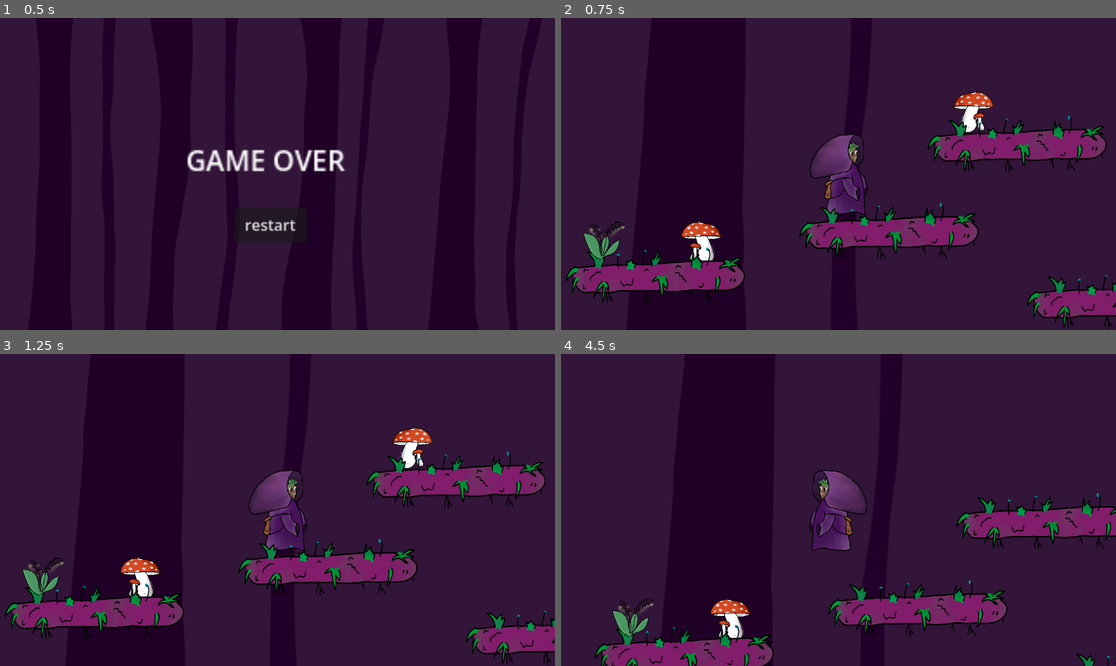
Above: before the commit, frames 1-4 (two rows, left to right).
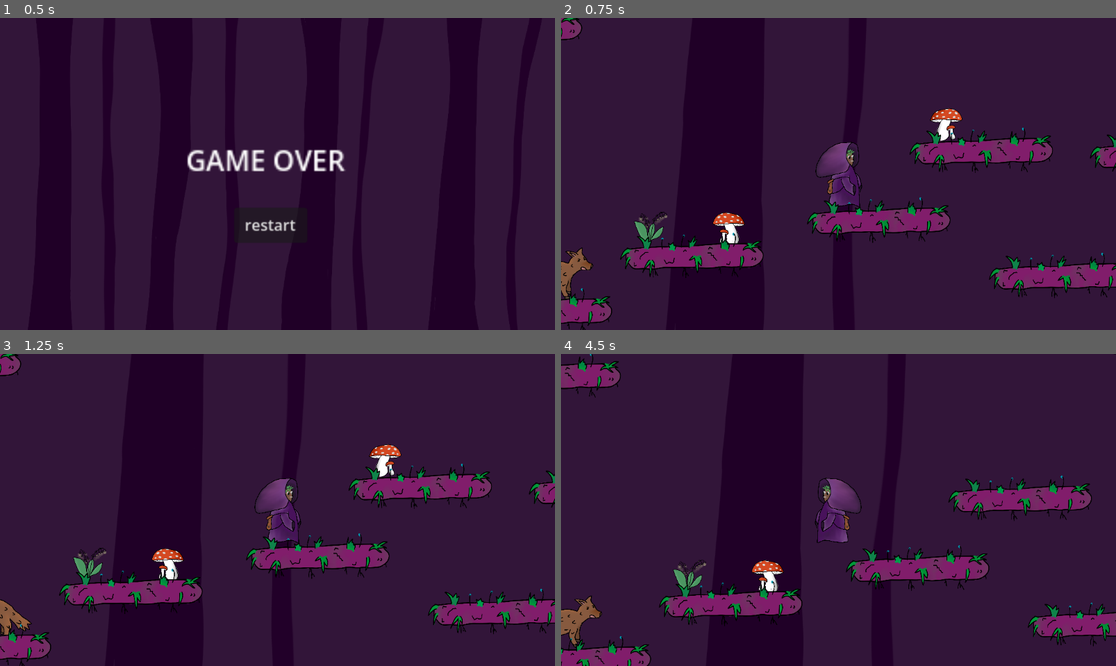
Above: after the commit, the same moments.

Repository: one-mink/into_the_woods
Game: Godot game, scene res://scenes/gameover.tscn
The game is run twice, just before and just after one commit, with the same random seed, the same clock (stepped at 60 frames per second) and the same inputs. This scene is started directly instead of the project's main scene.
Inputs:
- Up to frame 1 (0.5 s): no input
- Up to frame 2 (0.75 s): click "restart" at 0.5 s
- Up to frame 3 (1.25 s): no input
- Up to frame 4 (4.5 s): tap Enter (ui_accept) at 1.25, 1.55, 2.1, 3.8, 4.35 s; hold Right (ui_right) 1.28-2.78 s; tap S (throw) at 1.35, 3.05, 3.6 s; tap Space (jump, bound only after the commit) at 1.52, 1.82, 2.27, 2.3, 2.57, 2.85, 3.77, 4.07 s; hold Left (ui_left) from 2.78 s (still down)

Frame 1 is identical in both runs. In frame 2, 18% of the frame differs, in the area x 0-100%, y 0-100%; in frame 3, 17%; in frame 4, 19%.

Commit message:
making the game work!

Diff:
--- a/project.godot
+++ b/project.godot
@@ -16,12 +16,12 @@
 
 config/name="into-the-woods"
 run/main_scene="uid://p1f1311eu6p1"
-config/features=PackedStringArray("4.6", "GL Compatibility")
+config/features=PackedStringArray("4.5", "GL Compatibility")
 config/icon="uid://b78tbrn3k0b1o"
 
 [editor_plugins]
 
-enabled=PackedStringArray("res://addons/godot_super-wakatime/plugin.cfg")
+enabled=PackedStringArray()
 
 [global_group]
 
@@ -34,11 +34,35 @@
 throw={
 "deadzone": 0.2,
 "events": [Object(InputEventKey,"resource_local_to_scene":false,"resource_name":"","device":0,"window_id":0,"alt_presse …(189 unchanged characters)…
+, Object(InputEventJoypadButton,"resource_local_to_scene":false,"resource_name":"","device":-1,"button_index":10,"pressure":0.0,"pressed":true,"script":null)
 ]
 }
 cut={
 "deadzone": 0.2,
 "events": [Object(InputEventKey,"resource_local_to_scene":false,"resource_name":"","device":0,"window_id":0,"alt_presse …(189 unchanged characters)…
+, Object(InputEventJoypadButton,"resource_local_to_scene":false,"resource_name":"","device":-1,"button_index":9,"pressure":0.0,"pressed":true,"script":null)
+]
+}
+left={
+"deadzone": 0.2,
+"events": [Object(InputEventJoypadMotion,"resource_local_to_scene":false,"resource_name":"","device":-1,"axis":0,"axis_value":-1.0,"script":null)
+, Object(InputEventJoypadButton,"resource_local_to_scene":false,"resource_name":"","device":-1,"button_index":13,"pressure":0.0,"pressed":true,"script":null)
+, Object(InputEventKey,"resource_local_to_scene":false,"resource_name":"","device":-1,"window_id":0,"alt_pressed":false,"shift_pressed":false,"ctrl_pressed":false,"meta_pressed":false,"pressed":false,"keycode":0,"physical_keycode":65,"key_label":0,"unicode":97,"location":0,"echo":false,"script":null)
+, Object(InputEventKey,"resource_local_to_scene":false,"resource_name":"","device":-1,"window_id":0,"alt_pressed":false,"shift_pressed":false,"ctrl_pressed":false,"meta_pressed":false,"pressed":false,"keycode":0,"physical_keycode":4194319,"key_label":0,"unicode":0,"location":0,"echo":false,"script":null)
+]
+}
+right={
+"deadzone": 0.2,
+"events": [Object(InputEventJoypadMotion,"resource_local_to_scene":false,"resource_name":"","device":-1,"axis":0,"axis_value":1.0,"script":null)
+, Object(InputEventJoypadButton,"resource_local_to_scene":false,"resource_name":"","device":-1,"button_index":14,"pressure":0.0,"pressed":true,"script":null)
+, Object(InputEventKey,"resource_local_to_scene":false,"resource_name":"","device":-1,"window_id":0,"alt_pressed":false,"shift_pressed":false,"ctrl_pressed":false,"meta_pressed":false,"pressed":false,"keycode":0,"physical_keycode":4194321,"key_label":0,"unicode":0,"location":0,"echo":false,"script":null)
+, Object(InputEventKey,"resource_local_to_scene":false,"resource_name":"","device":-1,"window_id":0,"alt_pressed":false,"shift_pressed":false,"ctrl_pressed":false,"meta_pressed":false,"pressed":false,"keycode":0,"physical_keycode":68,"key_label":0,"unicode":100,"location":0,"echo":false,"script":null)
+]
+}
+jump={
+"deadzone": 0.2,
+"events": [Object(InputEventKey,"resource_local_to_scene":false,"resource_name":"","device":-1,"window_id":0,"alt_pressed":false,"shift_pressed":false,"ctrl_pressed":false,"meta_pressed":false,"pressed":false,"keycode":0,"physical_keycode":32,"key_label":0,"unicode":32,"location":0,"echo":false,"script":null)
+, Object(InputEventJoypadButton,"resource_local_to_scene":false,"resource_name":"","device":-1,"button_index":1,"pressure":0.0,"pressed":true,"script":null)
 ]
 }
 
--- /dev/null
+++ b/rocket_fuel_label.gd
@@ -0,0 +1,4 @@
+extends Label
+
+func _process(delta: float) -> void:
+	text = str("Fueltank: ", Fuel.fuel_tank)
--- a/scenes/gameover.tscn
+++ b/scenes/gameover.tscn
@@ -1,17 +1,17 @@
-[gd_scene format=3 uid="uid://bibpowkeib56j"]
+[gd_scene load_steps=3 format=3 uid="uid://bibpowkeib56j"]
 
-[ext_resource type="Script" uid="uid://blbsbpja0t0tg" path="res://scenes/gameover.gd" id="1_dy3ie"]
+[ext_resource type="Script" uid="uid://blbsbpja0t0tg" path="res://scripts/gameover.gd" id="1_dy3ie"]
 [ext_resource type="Texture2D" uid="uid://bcs56pn8h01xm" path="res://images/background.png" id="1_ncp31"]
 
-[node name="Node2D" type="Node2D" unique_id=518568778]
+[node name="Node2D" type="Node2D"]
 script = ExtResource("1_dy3ie")
 
-[node name="Background" type="Sprite2D" parent="." unique_id=692197505]
+[node name="Background" type="Sprite2D" parent="."]
 position = Vector2(565.99994, 342.99994)
 scale = Vector2(0.36, 0.36)
 texture = ExtResource("1_ncp31")
 
-[node name="Label" type="Label" parent="Background" unique_id=674933719]
+[node name="Label" type="Label" parent="Background"]
 offset_left = -500.0
 offset_top = -250.0
 offset_right = -408.0
@@ -19,7 +19,7 @@
 scale = Vector2(10, 10)
 text = "GAME OVER"
 
-[node name="Button" type="Button" parent="." unique_id=1859603308]
+[node name="Button" type="Button" parent="."]
 offset_left = 486.0
 offset_top = 394.0
 offset_right = 562.0
--- /dev/null
+++ b/scenes/killzone.tscn
@@ -0,0 +1,8 @@
+[gd_scene load_steps=2 format=3 uid="uid://cf66xqbys2j00"]
+
+[ext_resource type="Script" uid="uid://ckbyhqx20ljee" path="res://scripts/killzone.gd" id="1_xlapc"]
+
+[node name="Killzone" type="Area2D"]
+script = ExtResource("1_xlapc")
+
+[connection signal="body_entered" from="." to="." method="_on_body_entered"]
--- a/scenes/player.tscn
+++ b/scenes/player.tscn
@@ -1,7 +1,7 @@
-[gd_scene format=3 uid="uid://coiks1ivlqvvg"]
+[gd_scene load_steps=5 format=3 uid="uid://coiks1ivlqvvg"]
 
 [ext_resource type="Texture2D" uid="uid://b78tbrn3k0b1o" path="res://images/noff_idle.png" id="1_4flbx"]
-[ext_resource type="Script" uid="uid://bonklnptvprjk" path="res://scripts/character_body_2d.gd" id="1_g2els"]
+[ext_resource type="Script" uid="uid://bonklnptvprjk" path="res://scripts/player.gd" id="1_g2els"]
 
 [sub_resource type="SpriteFrames" id="SpriteFrames_sh265"]
 animations = [{
@@ -18,23 +18,26 @@
 radius = 55.0
 height = 180.0
 
-[node name="Player" type="Node2D" unique_id=1832700301]
+[node name="Player" type="Node2D"]
 
-[node name="CharacterBody2D" type="CharacterBody2D" parent="." unique_id=8273543 groups=["player"]]
+[node name="CharacterBody2D" type="CharacterBody2D" parent="." groups=["player"]]
+collision_layer = 3
 script = ExtResource("1_g2els")
 
-[node name="AnimatedSprite2D" type="AnimatedSprite2D" parent="CharacterBody2D" unique_id=1621847553]
+[node name="AnimatedSprite2D" type="AnimatedSprite2D" parent="CharacterBody2D"]
 scale = Vector2(0.15, 0.15)
 sprite_frames = SubResource("SpriteFrames_sh265")
 
-[node name="CollisionShape2D" type="CollisionShape2D" parent="CharacterBody2D" unique_id=19883487]
+[node name="CollisionShape2D" type="CollisionShape2D" parent="CharacterBody2D"]
 position = Vector2(12, 3)
 shape = SubResource("CapsuleShape2D_4flbx")
 
-[node name="Camera2D" type="Camera2D" parent="CharacterBody2D" unique_id=64352215]
+[node name="Camera2D" type="Camera2D" parent="CharacterBody2D"]
+zoom = Vector2(0.8, 0.8)
+limit_enabled = false
 
-[node name="Stick_Start" type="Marker2D" parent="CharacterBody2D" unique_id=422565892]
+[node name="Stick_Start" type="Marker2D" parent="CharacterBody2D"]
 position = Vector2(187, 0)
 
-[node name="Stick_Start_Flip" type="Marker2D" parent="CharacterBody2D" unique_id=431525264]
+[node name="Stick_Start_Flip" type="Marker2D" parent="CharacterBody2D"]
 position = Vector2(-180, 0)
--- a/scenes/rocket.tscn
+++ b/scenes/rocket.tscn
@@ -1,6 +1,6 @@
-[gd_scene format=3 uid="uid://tfcpru2pwc62"]
+[gd_scene load_steps=5 format=3 uid="uid://tfcpru2pwc62"]
 
-[ext_resource type="Script" uid="uid://cq6mb537jsm51" path="res://scripts/rocket_load.gd" id="2_agf72"]
+[ext_resource type="Script" uid="uid://cq6mb537jsm51" path="res://scripts/rocket.gd" id="2_agf72"]
 [ext_resource type="Texture2D" uid="uid://diflbr483t8p8" path="res://images/rocket.png" id="2_dkv7l"]
 
 [sub_resource type="CapsuleShape2D" id="CapsuleShape2D_y2y7n"]
@@ -10,23 +10,23 @@
 [sub_resource type="RectangleShape2D" id="RectangleShape2D_8kmw3"]
 size = Vector2(285, 195.5)
 
-[node name="rocket" type="Node2D" unique_id=1523496801]
+[node name="rocket" type="Node2D"]
 
-[node name="StaticBody2D" type="StaticBody2D" parent="." unique_id=362042475]
+[node name="StaticBody2D" type="StaticBody2D" parent="."]
 
-[node name="CollisionShape2D" type="CollisionShape2D" parent="StaticBody2D" unique_id=645012864]
+[node name="CollisionShape2D" type="CollisionShape2D" parent="StaticBody2D"]
 shape = SubResource("CapsuleShape2D_y2y7n")
 
-[node name="Area2D" type="Area2D" parent="." unique_id=923811727]
+[node name="Area2D" type="Area2D" parent="."]
 script = ExtResource("2_agf72")
 
-[node name="RocketCam" type="Camera2D" parent="Area2D" unique_id=1993903649]
+[node name="RocketCam" type="Camera2D" parent="Area2D"]
 
-[node name="CollisionShape2D" type="CollisionShape2D" parent="Area2D" unique_id=689277649]
+[node name="CollisionShape2D" type="CollisionShape2D" parent="Area2D"]
 position = Vector2(18, 41.75)
 shape = SubResource("RectangleShape2D_8kmw3")
 
-[node name="Sprite2D" type="Sprite2D" parent="Area2D" unique_id=368452976]
+[node name="Sprite2D" type="Sprite2D" parent="Area2D"]
 position = Vector2(25.999998, -42.999992)
 scale = Vector2(0.4, 0.4)
 texture = ExtResource("2_dkv7l")
--- a/scenes/start_srceen.tscn
+++ b/scenes/start_srceen.tscn
@@ -1,17 +1,17 @@
-[gd_scene format=3 uid="uid://p1f1311eu6p1"]
+[gd_scene load_steps=3 format=3 uid="uid://p1f1311eu6p1"]
 
-[ext_resource type="Script" uid="uid://bglyf7tt1hutk" path="res://scenes/start_srceen.gd" id="1_2na0q"]
+[ext_resource type="Script" uid="uid://bglyf7tt1hutk" path="res://scripts/start_srceen.gd" id="1_2na0q"]
 [ext_resource type="Texture2D" uid="uid://bcs56pn8h01xm" path="res://images/background.png" id="2_f34nf"]
 
-[node name="StartSrceen" type="Node2D" unique_id=1516013644]
+[node name="StartSrceen" type="Node2D"]
 script = ExtResource("1_2na0q")
 
-[node name="Background" type="Sprite2D" parent="." unique_id=2064800712]
+[node name="Background" type="Sprite2D" parent="."]
 position = Vector2(523, 354)
 scale = Vector2(0.36, 0.36)
 texture = ExtResource("2_f34nf")
 
-[node name="Button" type="Button" parent="." unique_id=681135619]
+[node name="Button" type="Button" parent="."]
 offset_left = 500.0
 offset_top = 250.0
 offset_right = 556.0
--- a/scenes/trader.tscn
+++ b/scenes/trader.tscn
@@ -6,18 +6,18 @@
 [sub_resource type="RectangleShape2D" id="RectangleShape2D_iwcii"]
 size = Vector2(240, 110)
 
-[node name="trader" type="Node2D" unique_id=463899163]
+[node name="trader" type="Node2D"]
 
-[node name="Area2D" type="Area2D" parent="." unique_id=1074942237]
-script = ExtResource("1_q4ud8")
-
-[node name="CollisionShape2D" type="CollisionShape2D" parent="Area2D" unique_id=1317615073]
-position = Vector2(-7, 0)
-shape = SubResource("RectangleShape2D_iwcii")
-
-[node name="Sprite2D" type="Sprite2D" parent="Area2D" unique_id=2063173009]
+[node name="Sprite2D" type="Sprite2D" parent="."]
 position = Vector2(-6, -74)
 scale = Vector2(0.3, 0.3)
 texture = ExtResource("2_ru27k")
 
+[node name="Area2D" type="Area2D" parent="."]
+script = ExtResource("1_q4ud8")
+
+[node name="CollisionShape2D" type="CollisionShape2D" parent="Area2D"]
+position = Vector2(-7, 0)
+shape = SubResource("RectangleShape2D_iwcii")
+
 [connection signal="body_entered" from="Area2D" to="Area2D" method="_on_body_entered"]
--- a/scenes/world.tscn
+++ b/scenes/world.tscn
@@ -9,7 +9,9 @@
 [ext_resource type="PackedScene" uid="uid://bpf2bb1t0xiqn" path="res://scenes/trader.tscn" id="6_dwbse"]
 [ext_resource type="PackedScene" uid="uid://tfcpru2pwc62" path="res://scenes/rocket.tscn" id="7_i7141"]
 [ext_resource type="PackedScene" uid="uid://bk0djg3bekva0" path="res://scenes/mushroom.tscn" id="7_pkg7o"]
-[ext_resource type="Script" uid="uid://ladpx3vcfggb" path="res://scripts/area_2d.gd" id="10_w7kh3"]
+[ext_resource type="PackedScene" uid="uid://cf66xqbys2j00" path="res://scenes/killzone.tscn" id="9_w7kh3"]
+[ext_resource type="Script" uid="uid://cjtnnhbdhxy0w" path="res://rocket_fuel_label.gd" id="11_e3hyu"]
+[ext_resource type="FontFile" uid="uid://br0tfbhl2n65v" path="res://assets/fonts/PixelOperator8-Bold.ttf" id="11_q5onr"]
 
 [sub_resource type="Environment" id="Environment_4mrxx"]
 background_energy_multiplier = 0.0
@@ -19,85 +21,108 @@
 [sub_resource type="CircleShape2D" id="CircleShape2D_f3sb7"]
 radius = 37.01351
 
-[sub_resource type="RectangleShape2D" id="RectangleShape2D_w7kh3"]
-size = Vector2(9451, 45)
+[sub_resource type="WorldBoundaryShape2D" id="WorldBoundaryShape2D_e3hyu"]
 
-[node name="World" type="Node2D" unique_id=637985704]
+[node name="World" type="Node2D"]
 
-[node name="Background" type="Sprite2D" parent="." unique_id=122386308]
-position = Vector2(381, -249)
-texture = ExtResource("1_7r4gi")
-
-[node name="Background2" type="Sprite2D" parent="." unique_id=518427865]
-position = Vector2(3728, -252)
-texture = ExtResource("1_7r4gi")
-
-[node name="Background3" type="Sprite2D" parent="." unique_id=1974697868]
-position = Vector2(7218, -252)
-texture = ExtResource("1_7r4gi")
-
-[node name="Background3" type="Sprite2D" parent="Background3" unique_id=1345740593]
-position = Vector2(7218, -252)
-texture = ExtResource("1_7r4gi")
-
-[node name="Background4" type="Sprite2D" parent="." unique_id=758433615]
-position = Vector2(10685, -252)
-texture = ExtResource("1_7r4gi")
-
-[node name="Background3" type="Sprite2D" parent="Background4" unique_id=1105446826]
-position = Vector2(7218, -252)
-texture = ExtResource("1_7r4gi")
-
-[node name="WorldEnvironment" type="WorldEnvironment" parent="." unique_id=674028547]
+[node name="WorldEnvironment" type="WorldEnvironment" parent="."]
 environment = SubResource("Environment_4mrxx")
 camera_attributes = SubResource("CameraAttributesPractical_7r4gi")
 
-[node name="ParallaxBackground" type="ParallaxBackground" parent="WorldEnvironment" unique_id=1519798678]
+[node name="ParallaxBackground" type="ParallaxBackground" parent="WorldEnvironment"]
 
-[node name="Player" parent="." unique_id=769515138 instance=ExtResource("1_f3sb7")]
+[node name="Player" parent="." instance=ExtResource("1_f3sb7")]
 position = Vector2(5089, 3)
 
-[node name="plattform" parent="." unique_id=2102032398 instance=ExtResource("3_7r4gi")]
+[node name="plattform" parent="." instance=ExtResource("3_7r4gi")]
+z_index = 1
 position = Vector2(-38, 10)
 
-[node name="Sticks" type="Node" parent="." unique_id=86690902]
+[node name="Sticks" type="Node" parent="."]
 
-[node name="Stick2" type="Area2D" parent="Sticks" unique_id=426429862]
+[node name="Stick2" type="Area2D" parent="Sticks"]
 position = Vector2(100, 0)
 script = ExtResource("2_tlwt5")
 
-[node name="Icon" type="Sprite2D" parent="Sticks/Stick2" unique_id=718118684]
+[node name="Icon" type="Sprite2D" parent="Sticks/Stick2"]
 position = Vector2(631, 185.00002)
 scale = Vector2(0.196, 0.15)
 texture = ExtResource("3_tlwt5")
 
-[node name="CollisionShape2D" type="CollisionShape2D" parent="Sticks/Stick2" unique_id=904574682]
+[node name="CollisionShape2D" type="CollisionShape2D" parent="Sticks/Stick2"]
 position = Vector2(630, 186)
 shape = SubResource("CircleShape2D_f3sb7")
 
-[node name="Dog_Boar" parent="." unique_id=651422627 instance=ExtResource("4_aqk2v")]
+[node name="Mushrooms" type="Node2D" parent="."]
+
+[node name="mushroom" parent="Mushrooms" instance=ExtResource("7_pkg7o")]
+position = Vector2(521, 193)
+
+[node name="trader" parent="." instance=ExtResource("6_dwbse")]
+position = Vector2(7297, -557)
+
+[node name="rocket" parent="." instance=ExtResource("7_i7141")]
+position = Vector2(105, 189)
+
+[node name="Backgrounds" type="Node" parent="."]
+
+[node name="Background" type="Sprite2D" parent="Backgrounds"]
+z_index = -1
+position = Vector2(381, -249)
+texture = ExtResource("1_7r4gi")
+
+[node name="Background2" type="Sprite2D" parent="Backgrounds"]
+z_index = -1
+position = Vector2(3728, -256)
+texture = ExtResource("1_7r4gi")
+
+[node name="Background3" type="Sprite2D" parent="Backgrounds"]
+z_index = -1
+position = Vector2(7218, -256)
+texture = ExtResource("1_7r4gi")
+
+[node name="Background3" type="Sprite2D" parent="Backgrounds/Background3"]
+position = Vector2(7218, -252)
+texture = ExtResource("1_7r4gi")
+
+[node name="Background4" type="Sprite2D" parent="Backgrounds"]
+z_index = -1
+position = Vector2(10685, -256)
+texture = ExtResource("1_7r4gi")
+
+[node name="Background3" type="Sprite2D" parent="Backgrounds/Background4"]
+position = Vector2(7218, -252)
+texture = ExtResource("1_7r4gi")
+
+[node name="Killzone" parent="." instance=ExtResource("9_w7kh3")]
+position = Vector2(2780, 783)
+collision_mask = 2
+
+[node name="CollisionShape2D" type="CollisionShape2D" parent="Killzone"]
+shape = SubResource("WorldBoundaryShape2D_e3hyu")
+
+[node name="dog_boars" type="Node" parent="."]
+
+[node name="Dog_Boar" parent="dog_boars" instance=ExtResource("4_aqk2v")]
 position = Vector2(4287, 271)
 
-[node name="Dog_Boar2" parent="." unique_id=750308589 instance=ExtResource("4_aqk2v")]
+[node name="Dog_Boar2" parent="dog_boars" instance=ExtResource("4_aqk2v")]
 position = Vector2(6551, -380)
 
-[node name="Mushrooms" type="Node2D" parent="." unique_id=252786155]
+[node name="Labels" type="Node" parent="."]
 
-[node name="mushroom" parent="Mushrooms" unique_id=1966157939 instance=ExtResource("7_pkg7o")]
-position = Vector2(521, 193)
-
-[node name="trader" parent="." unique_id=463899163 instance=ExtResource("6_dwbse")]
-position = Vector2(7297, -557)
-
-[node name="rocket" parent="." unique_id=1523496801 instance=ExtResource("7_i7141")]
-position = Vector2(105, 189)
-
-[node name="Area2D" type="Area2D" parent="." unique_id=1201445316]
-script = ExtResource("10_w7kh3")
-
-[node name="CollisionShape2D" type="CollisionShape2D" parent="Area2D" unique_id=680913582]
-position = Vector2(3506, 738)
-shape = SubResource("RectangleShape2D_w7kh3")
+[node name="rocketFuel" type="Label" parent="Labels"]
+z_index = 2
+offset_left = -26.0
+offset_top = 414.0
+offset_right = 259.0
+offset_bottom = 438.0
+theme_override_colors/font_color = Color(1, 1, 1, 1)
+theme_override_fonts/font = ExtResource("11_q5onr")
+theme_override_font_sizes/font_size = 24
+text = "Fueltank: 100"
+horizontal_alignment = 1
+vertical_alignment = 1
+script = ExtResource("11_e3hyu")
 
 [connection signal="body_entered" from="Sticks/Stick2" to="Sticks/Stick2" method="_on_body_entered"]
-[connection signal="body_entered" from="Area2D" to="Area2D" method="_on_body_entered"]
--- a/scripts/collect_mushrooms.gd
+++ b/scripts/collect_mushrooms.gd
@@ -3,14 +3,9 @@
 class_name Mushroom
 static var count = 0
 
-func _ready() -> void:
-	pass
-
-func _process(delta: float) -> void:
-	pass
-
 func _on_body_entered(body: Node2D) -> void:
 
 	if body.is_in_group("player"):
 		queue_free()
-		Mushroom.count += 1
+		count += 1
+		print("[DEBUG] Mushrooms: ", count)
--- a/scripts/collect_sticks.gd
+++ b/scripts/collect_sticks.gd
@@ -2,12 +2,6 @@
 
 class_name Stick
 static var count = 0
-
-func _ready() -> void:
-	pass
-
-func _process(delta: float) -> void:
-	pass
 
 func _on_body_entered(body: Node2D) -> void:
 	if body.is_in_group("dog"):
@@ -18,7 +12,3 @@
 		queue_free()
 		Stick.count += 1
 		print(Stick.count)
-
-
-func _on_area_2d_body_entered(body: Node2D) -> void:
-	pass # Replace with function body.
--- a/scripts/eat.gd
+++ b/scripts/eat.gd
@@ -5,4 +5,4 @@
 	if body.is_in_group("player"):
 		Player.hearts -= 1
 		# await get_tree().create_timer(2.0).timeout
-		print(Player.hearts)
+		print("[DEBUG] Player hearts: ", Player.hearts)
--- /dev/null
+++ b/scripts/killzone.gd
@@ -0,0 +1,8 @@
+extends Area2D
+
+
+
+func _on_body_entered(body: CharacterBody2D) -> void:
+	print("[DEBUG] Entered Body: ", body)
+	if body:
+		get_tree().change_scene_to_file("res://scenes/gameover.tscn")
--- a/scripts/character_body_2d.gd
+++ b/scripts/player.gd
@@ -4,20 +4,25 @@
 static var p_direction = 0
 var wood_stick = preload("res://scenes/Wood_Stick.tscn")
 @export var POWER = 400.0
-static var hearts = 5
+@export var SPEED: float = 350.0
+static var hearts = 50
 
-const SPEED = 300.0
 const JUMP_VELOCITY = -700.0
 
 func _physics_process(delta: float) -> void:
 	if not is_on_floor():
 		velocity += get_gravity() * delta
+
 	if Input.is_action_just_pressed("throw"):
 		throw()
-	if Input.is_action_just_pressed("ui_accept") and is_on_floor():
+
+	if Input.is_action_just_pressed("jump") and is_on_floor():
 		velocity.y = JUMP_VELOCITY + (Stick.count*10)
-	var direction := Input.get_axis("ui_left", "ui_right")
+
+	var direction := Input.get_axis("left", "right")
+
 	p_direction = direction
+
 	if direction:
 		velocity.x = direction * SPEED
 		if direction > 0:
@@ -44,6 +49,4 @@
 
 
 		Stick.count -= 1
-		print(Stick.count)
-	else:
-		pass
+		print("Sticks: ", Stick.count)
--- a/scripts/rocket_load.gd
+++ b/scripts/rocket.gd
@@ -2,8 +2,9 @@
 
 class_name Fuel
 static var fuel = 0
+static var fuel_tank = 0
+
 var speed: float = 400.00
-var fuel_tank = 0
 var started = false
 
 @onready var fuel_bar = $/root/World/CanvasLayer/UI/ProgressBar
@@ -17,11 +18,14 @@
 		position += Vector2.UP * speed * delta
 
 
-func _on_body_entered(body: Node2D) -> void:
+func _on_body_entered(body: CharacterBody2D) -> void:
 	fuel_tank += Fuel.fuel
 	Fuel.fuel = 0
-	print(fuel_tank)
+	print("[DEBUG] Fuel in Tank: ", fuel_tank)
+	print("[DEBUG] Fuel in Player: ", Fuel.fuel)
 
-	if fuel_tank == 50:
+	# add better ending here
+
+	if fuel_tank >= 50:
 		$RocketCam.make_current()
 		started = true
--- a/scripts/tarder.gd
+++ b/scripts/tarder.gd
@@ -1,13 +1,7 @@
 extends Area2D
-
-func _ready() -> void:
-	pass
-
-func _process(delta: float) -> void:
-	pass
 
 func _on_body_entered(body: Node2D) -> void:
 	if Mushroom.count > 0:
-		Mushroom.count -= 1
-		Fuel.fuel += 10
-		print(Fuel.fuel)
+		Fuel.fuel += Mushroom.count * 10
+		print("[DEBUG] Fuel: ", Fuel.fuel)
+		print("[DEBUG] Mushrooms: ", Mushroom.count)
Binary file added: assets/fonts/PixelOperator8-Bold.ttf
Not shown, added: assets/fonts/PixelOperator8-Bold.ttf.import
Not shown, added: rocket_fuel_label.gd.uid
Not shown: 1 places in scenes/trader.tscn that only renumber resources
Not shown: 1 places in scenes/world.tscn that only renumber resources
Renamed: scenes/gameover.gd -> scripts/gameover.gd
Renamed: scenes/gameover.gd.uid -> scripts/gameover.gd.uid
Not shown, added: scripts/killzone.gd.uid
Renamed: scripts/character_body_2d.gd.uid -> scripts/player.gd.uid
Renamed: scripts/rocket_load.gd.uid -> scripts/rocket.gd.uid
Renamed: scenes/start_srceen.gd -> scripts/start_srceen.gd
Renamed: scenes/start_srceen.gd.uid -> scripts/start_srceen.gd.uid
